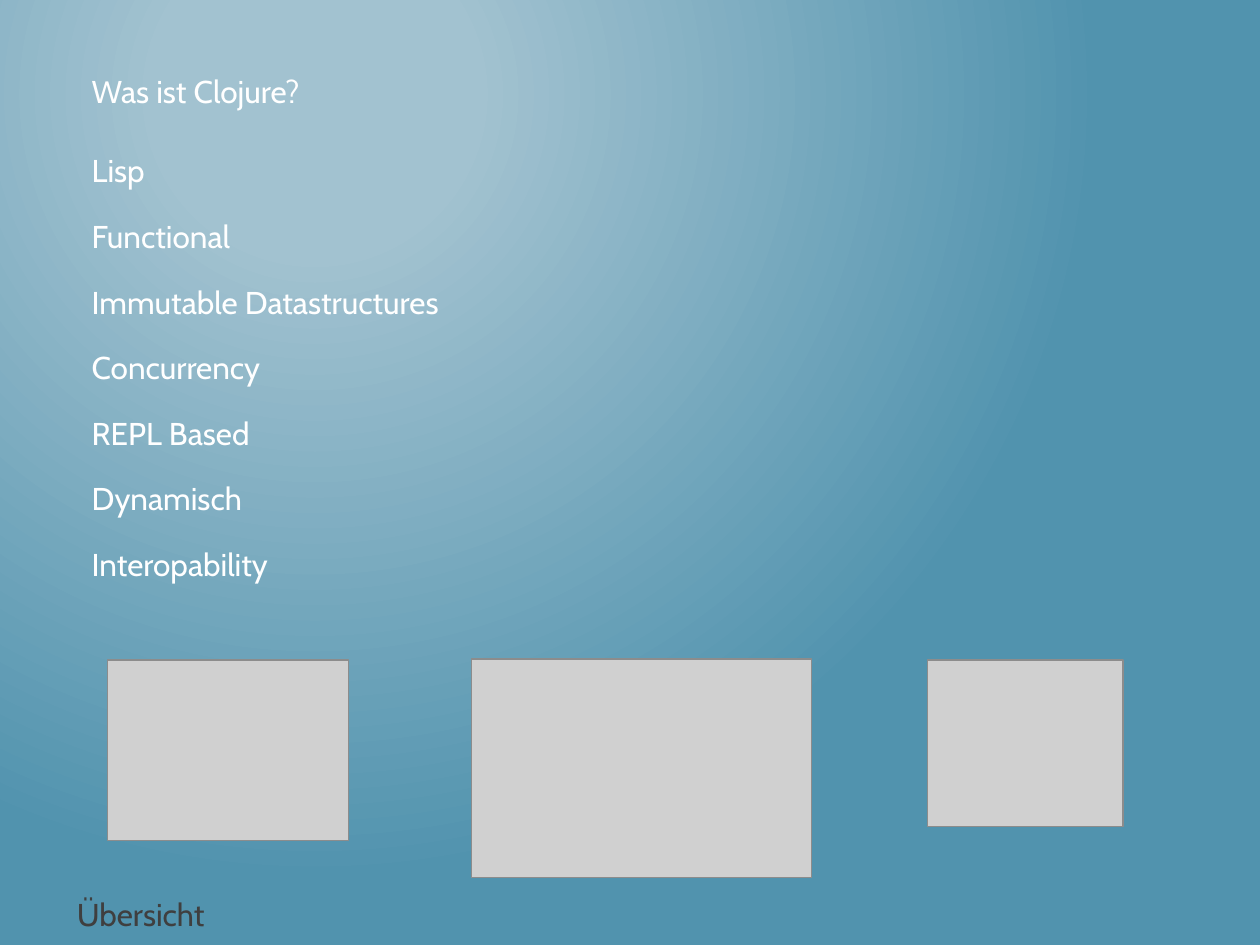
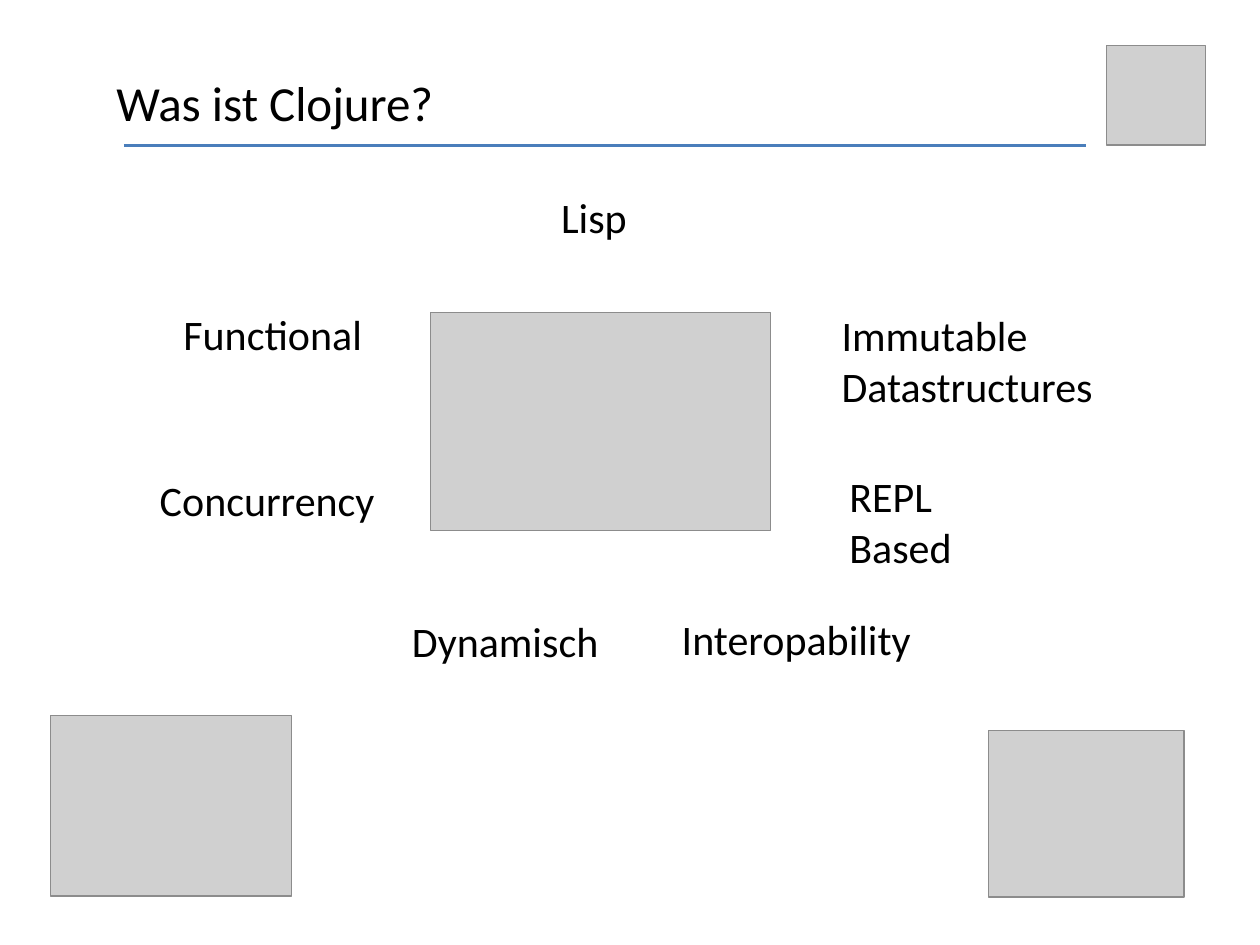
Before and after one commit to thomasschulte/ClojureUsergroupDemo, a slide deck: slide 3 of Clojure Vortrag .NET User Group.pptx. Drawn at 1260x945 pixels with LibreOffice and Linux fonts; fonts in the diff are those of the drawing; grey boxes stand for pictures. Boxes give left, top, right and bottom in pixels: in the first picture for what was removed or moved away, otherwise in the second. Text is boxed around its words. In the diff, an @@ line names an element or a change of style, - is before the commit and + after.

```diff
--- a/Clojure Vortrag .NET User Group.pptx
+++ b/Clojure Vortrag .NET User Group.pptx
@@ background gradient #A3C3D1 to #5194AF to #FFFFFF @@
@@ picture added at <box>1106,45,1206,145</box> @@
@@ text "Was ist Clojure?": place and size @@
-text "Was ist Clojure?" at <box>92,79,300,110</box>
+text "Was ist Clojure?" at <box>116,87,433,130</box>
@@ text "Was ist Clojure?" at <box>116,87,433,130</box>: size 18 to 28 pt, font Cabin to Calibri, text colour #FFFFFF to #000000 @@
@@ line added from (123, 145) to (1086, 145), #4B7EBC 1.75 pt @@
@@ text "Lisp": place and size @@
-text "Lisp" at <box>92,160,145,189</box>
+text "Lisp" at <box>561,204,627,240</box>
@@ text "Functional": place and size @@
-text "Functional" at <box>92,224,230,248</box>
+text "Functional" at <box>183,320,361,351</box>
@@ picture: place and size @@
-picture at <box>471,659,811,877</box>
+picture at <box>431,312,771,530</box>
@@ text "Immutable Datastructures": place and size @@
-text "Immutable Datastructures" at <box>92,290,439,314</box>
+text "Immutable Datastructures" at <box>842,321,1093,403</box>
@@ text "Concurrency": place and size @@
-text "Concurrency" at <box>92,356,260,386</box>
+text "Concurrency" at <box>160,488,375,523</box>
@@ text "REPL Based": place and size @@
-text "REPL Based" at <box>92,421,250,445</box>
+text "REPL Based" at <box>849,485,951,564</box>
@@ size 18 to 24 pt, font Cabin to Calibri, text colour #FFFFFF to #000000 in 7 elements at <box>183,320,361,351</box>, <box>160,488,375,523</box>, <box>682,625,911,662</box>, <box>561,204,627,240</box>, <box>842,321,1093,403</box>, <box>849,485,951,564</box>, <box>412,627,598,664</box> @@
@@ text "Dynamisch": place and size @@
-text "Dynamisch" at <box>92,486,242,518</box>
+text "Dynamisch" at <box>412,627,598,664</box>
@@ text "Interopability": place and size @@
-text "Interopability" at <box>92,552,268,583</box>
+text "Interopability" at <box>682,625,911,662</box>
@@ picture: place and size @@
-picture at <box>107,660,348,840</box>
+picture at <box>50,716,291,896</box>
@@ picture: place and size @@
-picture at <box>927,660,1123,827</box>
+picture at <box>989,731,1184,897</box>
@@ text removed at <box>77,899,205,927</box> @@
-Übersicht
```
Also in this commit, not shown: 33 other slides changed, 5 slides added, 10 slides removed.
